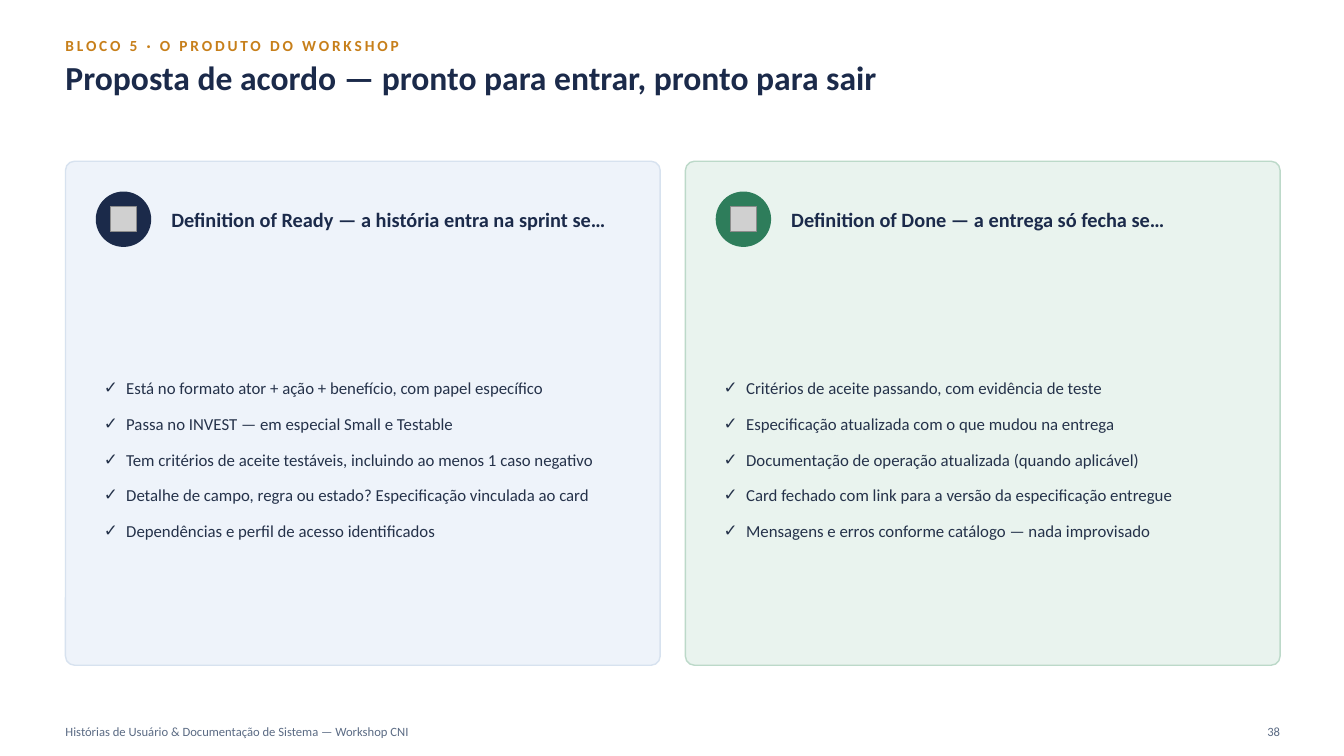
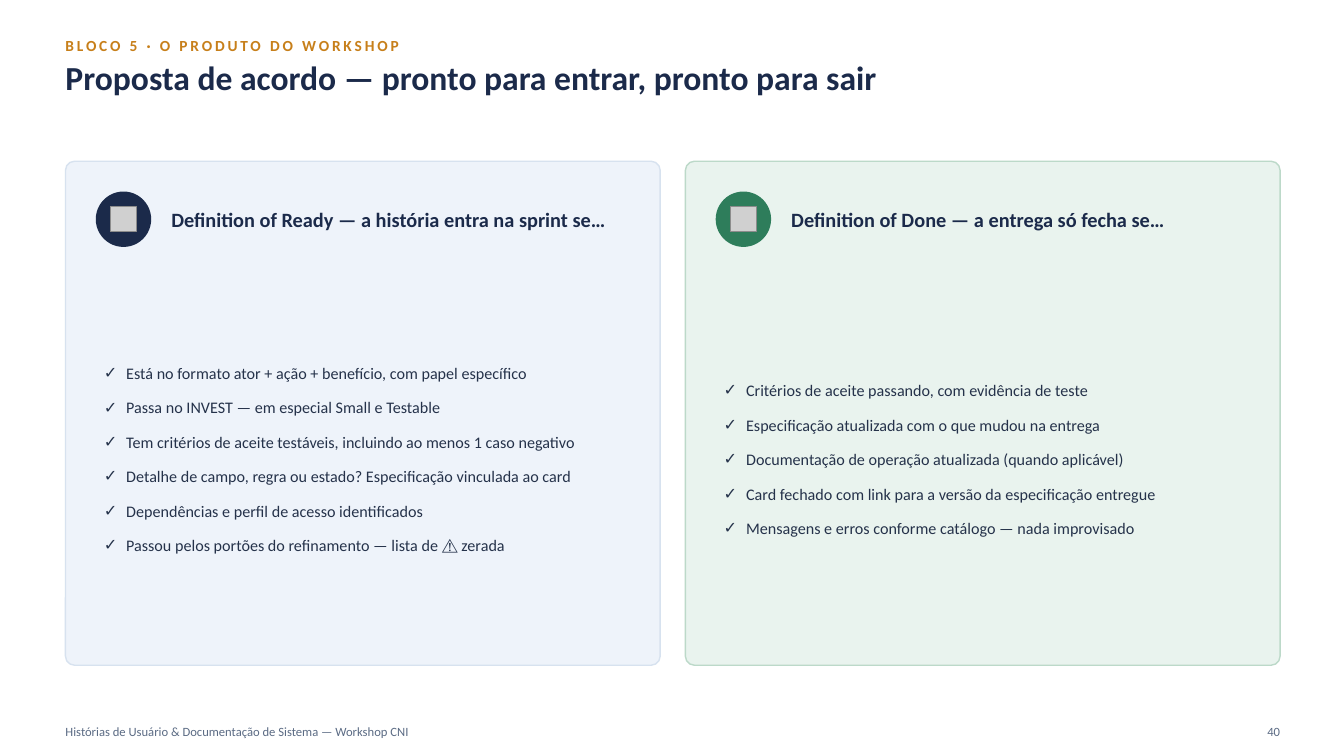
Before and after one commit to andromarcio/doc-template-engine, a slide deck: slide 40 of workshops/workshop-historias-usuario-documentacao.pptx (slide 38 before the commit). Drawn at 1344x756 pixels with LibreOffice and Linux fonts; fonts in the diff are those of the drawing; grey boxes stand for pictures. Boxes give left, top, right and bottom in pixels: in the first picture for what was removed or moved away, otherwise in the second. Text is boxed around its words. In the diff, an @@ line names an element or a change of style, - is before the commit and + after.

```diff
--- a/workshops/workshop-historias-usuario-documentacao.pptx
+++ b/workshops/workshop-historias-usuario-documentacao.pptx
@@ text "Critérios de aceite passando, com ..." at <box>746,385,1155,537</box>: size 12 to 11.5 pt; line spacing 1.08 to 1.06 @@
@@ text at <box>126,368,575,520</box>: size 12 to 11.5 pt in "Está no formato ator + ação + ...", "Passa no INVEST — em especial Small ...", "Tem critérios de aceite testáveis, incluindo ao ...", "Detalhe de campo, regra ou estado? Especificação ..." and 1 more places; line spacing 1.08 to 1.06 @@
@@ text at <box>126,540,504,554</box>: paragraph added @@
+✓ Passou pelos portões do refinamento — lista de ⚠ zerada
@@ text at <box>1267,728,1280,736</box>: text changed @@
-38
+40
```
Also in this commit, not shown: 5 other slides changed, 2 slides added.
